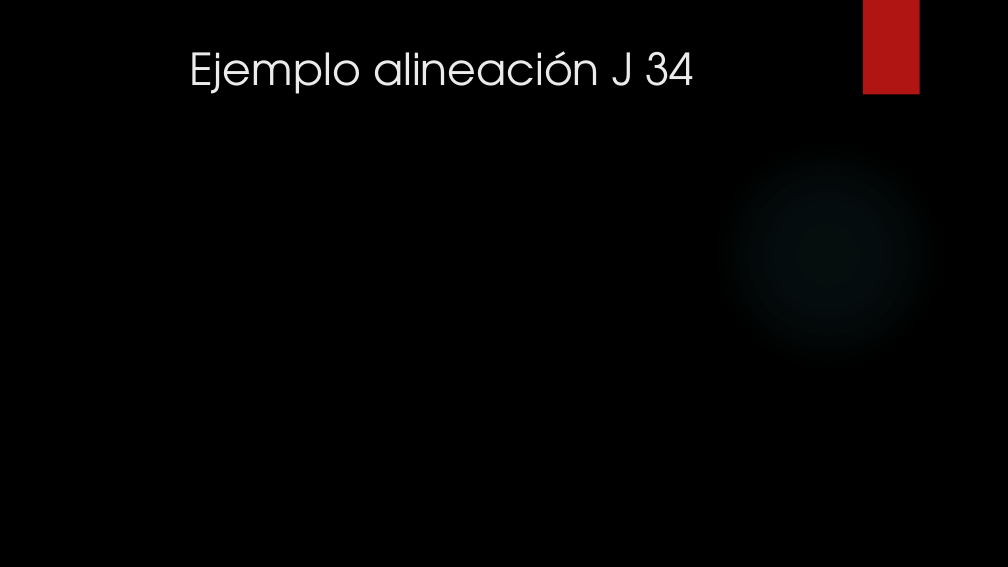
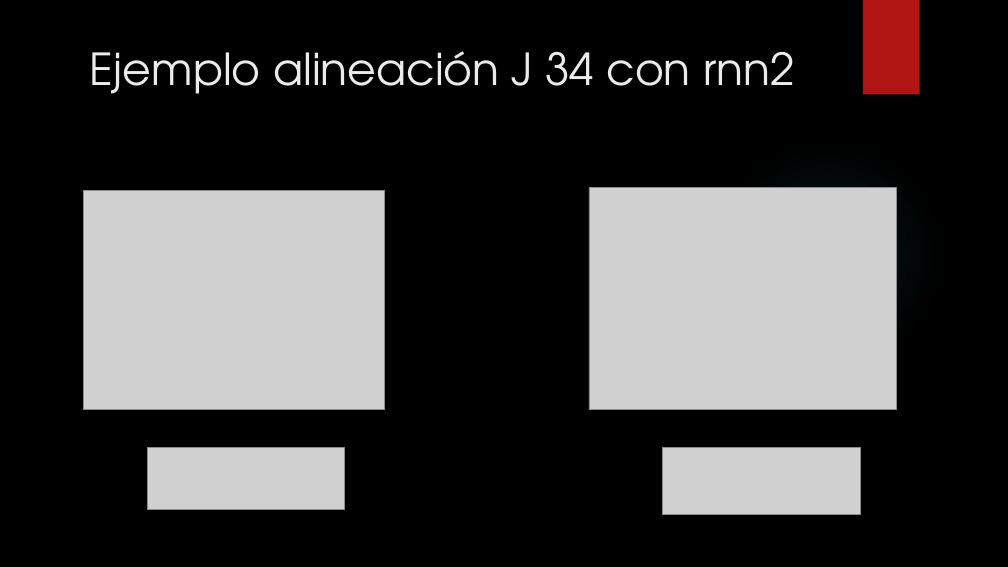
Before and after one commit to Gobuub/Proyecto-Final-Bootcamp, a slide deck: slide 14 of ML_Project.pptx. Drawn at 1008x567 pixels with LibreOffice and Linux fonts; fonts in the diff are those of the drawing; grey boxes stand for pictures; background and template pictures are left out. Boxes give left, top, right and bottom in pixels: in the first picture for what was removed or moved away, otherwise in the second. Text is boxed around its words. In the diff, an @@ line names an element or a change of style, - is before the commit and + after.

```diff
--- a/ML_Project.pptx
+++ b/ML_Project.pptx
@@ title at [90,51,794,94]: text changed @@
-Ejemplo alineación J 34
+Ejemplo alineación J 34 con rnn2
@@ picture added at [83,191,385,410] @@
@@ picture added at [589,188,896,410] @@
@@ picture added at [147,448,344,510] @@
@@ picture added at [662,448,860,515] @@
```
Also in this commit, not shown: 1 slide added, 2 other files.
